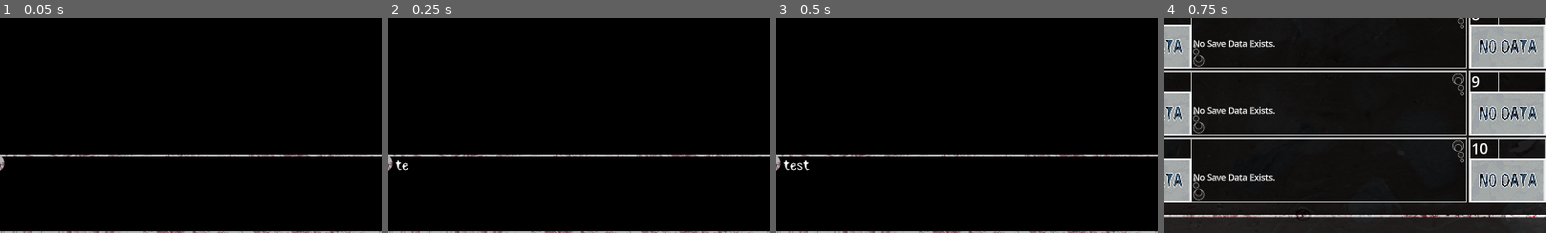
Above: before the commit, frames 1-4 (left to right).
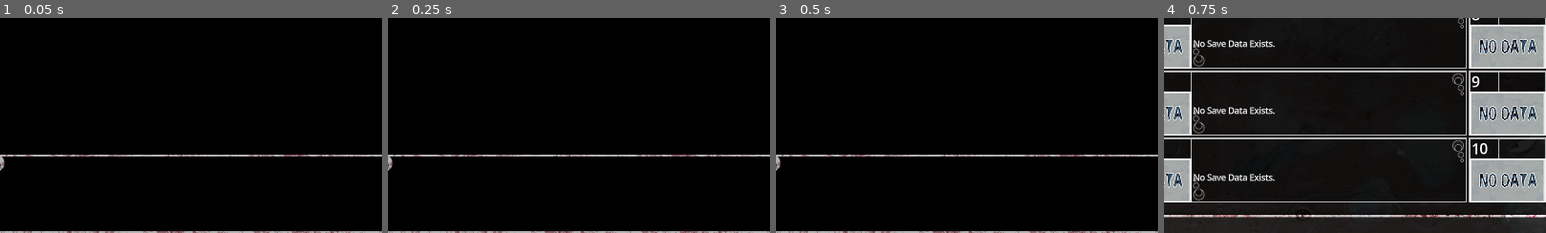
Above: after the commit, the same moments.

Repository: TFRAnon/TFR
Game: Godot game, scene res://Scenes/ScenarioPlayer.tscn
Two runs of this game, one before a commit and one after it. Both use one fixed random seed, a clock stepped at 60 frames per second and the inputs below. This scene is started directly instead of the project's main scene.
Inputs (mouse positions are % of the whole screen's width and height, from its top left):
- Up to frame 1 (0.05 s): no input
- Up to frame 2 (0.25 s): no input
- Up to frame 3 (0.5 s): no input
- Up to frame 4 (0.75 s): click (92, 84) at 0.5 s
The pictures show only the part of the screen within x 10-60%, y 50-100%; the shares and areas given below are measured in that part.

Frame 1 is identical in both runs. In frame 2, less than 0.1% of the frame differs, in the area x 2-6%, y 66-72%; in frame 3, 0.2%, in the area x 2-9%, y 66-72%; in frame 4, nothing differs.
Error before the commit: Invalid access to property or key 'None' on a base object of type 'Dictionary'. (res://Scripts/Global.gd:177)
Error after the commit: Invalid access to property or key 'None' on a base object of type 'Dictionary'. (res://Scripts/Global.gd:201)

Commit message:
Accept route complete. Started work on home room.

Diff:
--- /dev/null
+++ b/Scenes/Home.tscn
@@ -0,0 +1,200 @@
+[gd_scene load_steps=24 format=3 uid="uid://ce1fugug0wi0g"]
+
+[ext_resource type="Script" path="res://Scripts/Home.gd" id="1_tlqgb"]
+[ext_resource type="Texture2D" uid="uid://b2f46y78pq5d0" path="res://Textures/Home/room-menu.jpg" id="1_yhjw6"]
+[ext_resource type="Texture2D" uid="uid://cyk5360ed0eqh" path="res://Textures/Home/act.png" id="2_wsl8s"]
+[ext_resource type="Texture2D" uid="uid://dflu1lfah2fb2" path="res://Textures/Home/Time/1.png" id="3_oyo0s"]
+[ext_resource type="Texture2D" uid="uid://bca4n5tgrojp8" path="res://Textures/Home/testbackground.png" id="4_18gjs"]
+[ext_resource type="PackedScene" uid="uid://tyc3p7xiiwmd" path="res://Scenes/Overlay.tscn" id="5_v7dek"]
+[ext_resource type="Texture2D" uid="uid://b6730vetsmb2m" path="res://Textures/Home/buttons/c_pat.png" id="6_ywm1n"]
+[ext_resource type="Texture2D" uid="uid://cfapve8sfnp4" path="res://Textures/Home/buttons/c_pat_.png" id="7_23l42"]
+[ext_resource type="Texture2D" uid="uid://coa1wbrn065ns" path="res://Textures/Home/buttons/c_talk.png" id="8_cvc6i"]
+[ext_resource type="Texture2D" uid="uid://ca3gy8l4d3w0o" path="res://Textures/Home/buttons/c_talk_.png" id="9_l63aq"]
+[ext_resource type="Texture2D" uid="uid://2mttuaaltqi8" path="res://Textures/Home/buttons/h_touch.png" id="10_u7md2"]
+[ext_resource type="Texture2D" uid="uid://7p32p613xf30" path="res://Textures/Home/buttons/h_touch_.png" id="11_ff3fk"]
+[ext_resource type="Texture2D" uid="uid://keofu4f6d6a4" path="res://Textures/Home/buttons/s_items.png" id="12_q43w6"]
+[ext_resource type="Texture2D" uid="uid://dk475kas4boq1" path="res://Textures/Home/buttons/s_items_.png" id="13_j5o40"]
+[ext_resource type="Texture2D" uid="uid://b8dbop00y0egf" path="res://Textures/Home/buttons/s_states.png" id="14_evf1v"]
+[ext_resource type="Texture2D" uid="uid://b3nnyxk116grc" path="res://Textures/Home/buttons/s_states_.png" id="15_phlr1"]
+[ext_resource type="Texture2D" uid="uid://bpq2muuc6i1w2" path="res://Textures/Home/buttons/s_save.png" id="16_guyl6"]
+[ext_resource type="Texture2D" uid="uid://db77su55t2fc6" path="res://Textures/Home/buttons/s_save_.png" id="17_e8kfu"]
+[ext_resource type="Texture2D" uid="uid://bmckabpabgp0e" path="res://Textures/Home/buttons/s_memory.png" id="18_bv0t3"]
+[ext_resource type="Texture2D" uid="uid://bc3xbvloprfuw" path="res://Textures/Home/buttons/s_memory_.png" id="19_lm64v"]
+[ext_resource type="Texture2D" uid="uid://cyy0oadqgeh8c" path="res://Textures/Home/buttons/repeat.png" id="20_xj3g4"]
+[ext_resource type="Texture2D" uid="uid://rrfqseo40r8v" path="res://Textures/Home/buttons/repeat-.png" id="21_q3sxu"]
+[ext_resource type="Texture2D" uid="uid://ibsp4ctow6lh" path="res://Textures/Home/buttons/repeat_.png" id="22_jc0e3"]
+
+[node name="Home" type="Node2D"]
+script = ExtResource("1_tlqgb")
+
+[node name="Background" type="Sprite2D" parent="."]
+scale = Vector2(1.2, 1.2)
+texture = ExtResource("1_yhjw6")
+centered = false
+metadata/_edit_lock_ = true
+
+[node name="ActMenu" type="Sprite2D" parent="."]
+scale = Vector2(1.2, 1.2)
+texture = ExtResource("2_wsl8s")
+centered = false
+metadata/_edit_lock_ = true
+
+[node name="Time" type="Sprite2D" parent="."]
+scale = Vector2(1.2, 1.2)
+texture = ExtResource("3_oyo0s")
+centered = false
+metadata/_edit_lock_ = true
+
+[node name="TestMenu" type="Sprite2D" parent="."]
+self_modulate = Color(1, 1, 1, 0.176471)
+scale = Vector2(1.2, 1.2)
+texture = ExtResource("4_18gjs")
+centered = false
+metadata/_edit_lock_ = true
+
+[node name="Buttons" type="Control" parent="."]
+layout_mode = 3
+anchors_preset = 0
+offset_right = 40.0
+offset_bottom = 40.0
+metadata/_edit_lock_ = true
+
+[node name="PatHead" type="TextureButton" parent="Buttons"]
+layout_mode = 0
+offset_left = 1309.0
+offset_top = 140.0
+offset_right = 1509.0
+offset_bottom = 200.0
+texture_normal = ExtResource("6_ywm1n")
+texture_hover = ExtResource("7_23l42")
+stretch_mode = 0
+metadata/_edit_lock_ = true
+
+[node name="Chat" type="TextureButton" parent="Buttons"]
+layout_mode = 0
+offset_left = 1149.0
+offset_top = 140.0
+offset_right = 1278.0
+offset_bottom = 201.0
+texture_normal = ExtResource("8_cvc6i")
+texture_hover = ExtResource("9_l63aq")
+stretch_mode = 0
+metadata/_edit_lock_ = true
+
+[node name="Molest" type="TextureButton" parent="Buttons"]
+layout_mode = 0
+offset_left = 1158.0
+offset_top = 318.0
+offset_right = 1319.0
+offset_bottom = 378.0
+texture_normal = ExtResource("10_u7md2")
+texture_hover = ExtResource("11_ff3fk")
+stretch_mode = 0
+metadata/_edit_lock_ = true
+
+[node name="Items" type="TextureButton" parent="Buttons"]
+layout_mode = 0
+offset_left = 1097.0
+offset_top = 586.0
+offset_right = 1230.0
+offset_bottom = 637.0
+texture_normal = ExtResource("12_q43w6")
+texture_hover = ExtResource("13_j5o40")
+stretch_mode = 0
+metadata/_edit_lock_ = true
+
+[node name="Status" type="TextureButton" parent="Buttons"]
+layout_mode = 0
+offset_left = 1645.0
+offset_top = 517.0
+offset_right = 1782.0
+offset_bottom = 568.0
+texture_normal = ExtResource("14_evf1v")
+texture_hover = ExtResource("15_phlr1")
+stretch_mode = 0
+metadata/_edit_lock_ = true
+
+[node name="Save" type="TextureButton" parent="Buttons"]
+layout_mode = 0
+offset_left = 1631.0
+offset_top = 690.0
+offset_right = 1737.0
+offset_bottom = 741.0
+texture_normal = ExtResource("16_guyl6")
+texture_hover = ExtResource("17_e8kfu")
+stretch_mode = 0
+metadata/_edit_lock_ = true
+
+[node name="Memory" type="TextureButton" parent="Buttons"]
+layout_mode = 0
+offset_left = 1481.0
+offset_top = 690.0
+offset_right = 1616.0
+offset_bottom = 741.0
+texture_normal = ExtResource("18_bv0t3")
+texture_hover = ExtResource("19_lm64v")
+stretch_mode = 0
+metadata/_edit_lock_ = true
+
+[node name="Repeat" type="TextureButton" parent="Buttons"]
+layout_mode = 0
+offset_left = 1784.0
+offset_top = 43.0
+offset_right = 1863.0
+offset_bottom = 93.0
+texture_normal = ExtResource("20_xj3g4")
+texture_pressed = ExtResource("21_q3sxu")
+texture_hover = ExtResource("22_jc0e3")
+stretch_mode = 0
+metadata/_edit_lock_ = true
+
+[node name="Stats" type="Control" parent="."]
+layout_mode = 3
+anchors_preset = 0
+offset_right = 40.0
+offset_bottom = 40.0
+metadata/_edit_lock_ = true
+
+[node name="Trust" type="RichTextLabel" parent="Stats"]
+layout_mode = 0
+offset_left = 1063.0
+offset_top = 692.0
+offset_right = 1117.0
+offset_bottom = 715.0
+theme_override_font_sizes/normal_font_size = 33
+text = "Trust 1"
+fit_content = true
+scroll_active = false
+autowrap_mode = 0
+metadata/_edit_lock_ = true
+
+[node name="Friendship" type="RichTextLabel" parent="Stats"]
+layout_mode = 0
+offset_left = 1242.0
+offset_top = 692.0
+offset_right = 1353.0
+offset_bottom = 739.0
+scale = Vector2(1.03, 0.99)
+theme_override_font_sizes/normal_font_size = 33
+text = "Friendship 1"
+fit_content = true
+scroll_active = false
+autowrap_mode = 0
+metadata/_edit_lock_ = true
+
+[node name="Flavor" type="RichTextLabel" parent="Stats"]
+layout_mode = 2
+offset_left = 1098.0
+offset_top = 787.0
+offset_right = 1622.0
+offset_bottom = 834.0
+theme_override_font_sizes/normal_font_size = 29
+bbcode_enabled = true
+text = "Sylvie still thinks of you as a stranger."
+fit_content = true
+scroll_active = false
+autowrap_mode = 0
+metadata/_edit_lock_ = true
+
+[node name="Overlay" parent="." instance=ExtResource("5_v7dek")]
+metadata/_edit_lock_ = true
--- a/Scenes/Overlay.tscn
+++ b/Scenes/Overlay.tscn
@@ -142,7 +142,6 @@
 offset_bottom = 1069.0
 theme_override_fonts/normal_font = ExtResource("20_tg27v")
 theme_override_font_sizes/normal_font_size = 33
-text = "test"
 fit_content = true
 scroll_active = false
 autowrap_mode = 0
@@ -160,11 +159,13 @@
 anchors_preset = 0
 offset_right = 40.0
 offset_bottom = 40.0
+mouse_filter = 1
 
 [node name="CenterContainer" type="CenterContainer" parent="Choices"]
 layout_mode = 0
 offset_right = 1920.0
 offset_bottom = 883.0
+mouse_filter = 2
 
 [node name="VBoxContainer" type="VBoxContainer" parent="Choices/CenterContainer"]
 layout_mode = 2
--- a/Scripts/Global.gd
+++ b/Scripts/Global.gd
@@ -27,7 +27,9 @@
 	"InMenu" : true,
 	"currentScene" : "None",
 	"skipToggled" : false,
-	"autoToggled" : false
+	"autoToggled" : false,
+	"RepeatToggled" : false,
+	"CurrentTime" : 0
 }
 
 var customWordDict = {
@@ -119,7 +121,25 @@
 		]]
 	},
 	"girlTaken" = {
-		1 : ["changeText",["test"]],
+		1 : ["changeNameCard","Suspicious Man","basic"],
+		2 : ["changeText",["Is that so! It'll help both me and this girl out."]],
+		3 : ["changeText",["This girl is a slave without any relatives.","\nYou can have her help around the house, or if you have such preferences you can treat her like your toy.","\nThere is no one who would object."]],
+		4 : ["changeText",["If you want to know more about her, you can ask her.","\nThen, I shall take my leave."]],
+		5 : ["changeText",["Once again, thank you very much for saving me that day."]],
+		6 : ["changeNameCard","","basic"],
+		7 : ["changeCharacter","CharRight","empty"],
+		8 : ["moveCharacter","CharLeft","center","0.1"],
+		9 : ["changeText",["(The man left."]],
+		10 : ["changeNameCard","Sylvie","silver"],
+		11 : ["changeCharacter","CharLeft","Sylvie-rags-talk"],
+		12 : ["changeText",["Nice to meet you. My name is Sylvie.","\nThank you very much for accepting me."]],
+		13 : ["changeText",["I cannot do heavy labor, but I believe I can do any simple chores that you would ask of me."]],
+		14 : ["changeCharacter","CharLeft","Sylvie-rags-talk-blink"],
+		15 : ["changeText",["However, my previous master enjoyed hearing my screams the most."]],
+		16 : ["changeCharacter","CharLeft","Sylvie-rags-talk"],
+		17 : ["changeText",["Please... treat me gently..."]],
+		18 : ["changeScene","Home"]
+
 	},
 	"girlRejected" = {
 		0 : ["changeCharacter","CharRight","StrangerAFrown"],
@@ -142,11 +162,15 @@
 var imageDict : Dictionary = {
 	"gameOver" = "res://Textures/Scenario/black.jpg",
 	"error" = "res://Textures/Scenario/black.jpg",
+	"empty" = "res://Textures/Scenario/Character/empty.png",
 	"DoorStart" = "res://Textures/Scenario/door.jpg",
 	"StrangerASmile" = "res://Textures/Scenario/Character/fel_a_smile.png",
 	"StrangerAFrown" = "res://Textures/Scenario/Character/fel_a_def.png",
 	"forrest" = "res://Textures/Scenario/Crossdale/forest.jpg",
-	"Sylvie-rags" = "res://Textures/Scenario/Character/s.png"
+	"Sylvie-rags" = "res://Textures/Scenario/Character/s.png",
+	"Sylvie-rags-talk" = "res://Textures/Scenario/Character/s-talk.png",
+	"Sylvie-rags-talk-blink" = "res://Textures/Scenario/Character/s-talk-blink.png"
+
 }
 
 # Called when the node enters the scene tree for the first time.
@@ -224,7 +248,8 @@
 			get_tree().change_scene_to_file("res://Scenes/ScenarioPlayer.tscn")
 		"ScenarioPlayer":
 			get_tree().change_scene_to_file("res://Scenes/ScenarioPlayer.tscn")
-
+		"Home":
+			get_tree().change_scene_to_file("res://Scenes/Home.tscn")
 
 # toggles full screen
 func toggleFullScreen():
--- /dev/null
+++ b/Scripts/Home.gd
@@ -0,0 +1,70 @@
+extends Node2D
+
+var timeWhenLastUpdated
+
+# Called when the node enters the scene tree for the first time.
+func _ready() -> void:
+	$Buttons/PatHead.pressed.connect(buttonPressed.bind("PatHead"))
+	$Buttons/Chat.pressed.connect(buttonPressed.bind("Chat"))
+	$Buttons/Molest.pressed.connect(buttonPressed.bind("Molest"))
+	$Buttons/Items.pressed.connect(buttonPressed.bind("Items"))
+	$Buttons/Status.pressed.connect(buttonPressed.bind("Status"))
+	$Buttons/Save.pressed.connect(buttonPressed.bind("Save"))
+	$Buttons/Memory.pressed.connect(buttonPressed.bind("Memory"))
+	$Buttons/Repeat.pressed.connect(toggleRepeat)
+	timeWhenLastUpdated = -1
+
+
+# Called every frame. 'delta' is the elapsed time since the previous frame.
+func _process(delta: float) -> void:
+	keepUpdated()
+
+func buttonPressed(buttonName):
+	print(buttonName+" : pressed")
+	match buttonName:
+		"PatHead":
+			pass
+
+func toggleRepeat():
+	if Global.getSettings("RepeatToggled"):
+		Global.setSettings("RepeatToggled",false)
+	else:
+		Global.setSettings("RepeatToggled",true)
+
+# yes this is inefficient as hell but I have processing power to spare and it keeps things simple
+func keepUpdated():
+	if timeWhenLastUpdated != Global.getSettings("CurrentTime"):
+		updateTimeBackground()
+	var onTexture = load("res://Textures/Home/buttons/repeat-.png")
+	var offTexture = load("res://Textures/Home/buttons/repeat.png")
+	if Global.getSettings("RepeatToggled"):
+		$Buttons/Repeat.texture_normal = onTexture
+		$Buttons/Repeat.texture_pressed = offTexture
+	else:
+		$Buttons/Repeat.texture_normal = offTexture
+		$Buttons/Repeat.texture_pressed = onTexture
+
+func updateTimeBackground():
+	var texture
+	match Global.getSettings("CurrentTime"):
+		0 :
+			texture = load("res://Textures/Home/Time/1.png")
+			$Time.texture = texture
+		1 :
+			texture = load("res://Textures/Home/Time/2.png")
+			$Time.texture = texture
+		2 :
+			texture = load("res://Textures/Home/Time/3.png")
+			$Time.texture = texture
+		3 :
+			texture = load("res://Textures/Home/Time/4.png")
+			$Time.texture = texture
+		4 :
+			texture = load("res://Textures/Home/Time/5.png")
+			$Time.texture = texture
+		5 :
+			texture = load("res://Textures/Home/Time/6.png")
+			$Time.texture = texture
+		6 :
+			texture = load("res://Textures/Home/Time/7.png")
+			$Time.texture = texture
--- a/Scripts/ScenarioPlayer.gd
+++ b/Scripts/ScenarioPlayer.gd
@@ -68,6 +68,8 @@
 			Global.emitSignal(command[0],command[1])
 		"changeNameCard":
 			Global.emitSignal(command[0],[command[1],command[2]])
+		"changeScene":
+			Global.changeScene(command[1])
 	currentPosition = currentPosition + 1
 
 # ["changeCharacter","CharRight","StrangerASmile"]
--- a/Scripts/overlay.gd
+++ b/Scripts/overlay.gd
@@ -119,6 +119,8 @@
 	match frameType:
 		"basic":
 			$Namecard/Background.texture = load("res://Textures/Overlay/Blank.png")
+		"silver":
+			$Namecard/Background.texture = load("res://Textures/Overlay/Silver.png")
 		# TODO add more frame types
 
 func addLog(title,textArr):
Binary file added: Textures/Headpat/nade.jpg
Not shown, added: Textures/Headpat/nade.jpg.import
Binary file added: Textures/Home/Time/1.png
Not shown, added: Textures/Home/Time/1.png.import
Binary file added: Textures/Home/Time/2.png
Not shown, added: Textures/Home/Time/2.png.import
Binary file added: Textures/Home/Time/3.png
Not shown, added: Textures/Home/Time/3.png.import
Binary file added: Textures/Home/Time/4.png
Not shown, added: Textures/Home/Time/4.png.import
Binary file added: Textures/Home/Time/5.png
Not shown, added: Textures/Home/Time/5.png.import
(and 62 more such lines)
